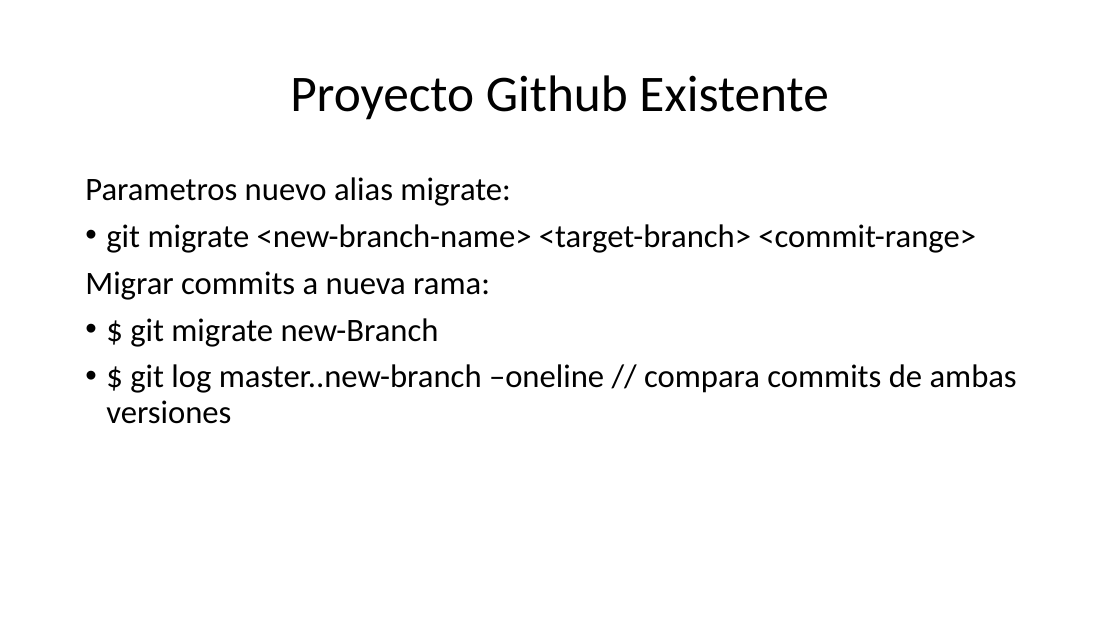
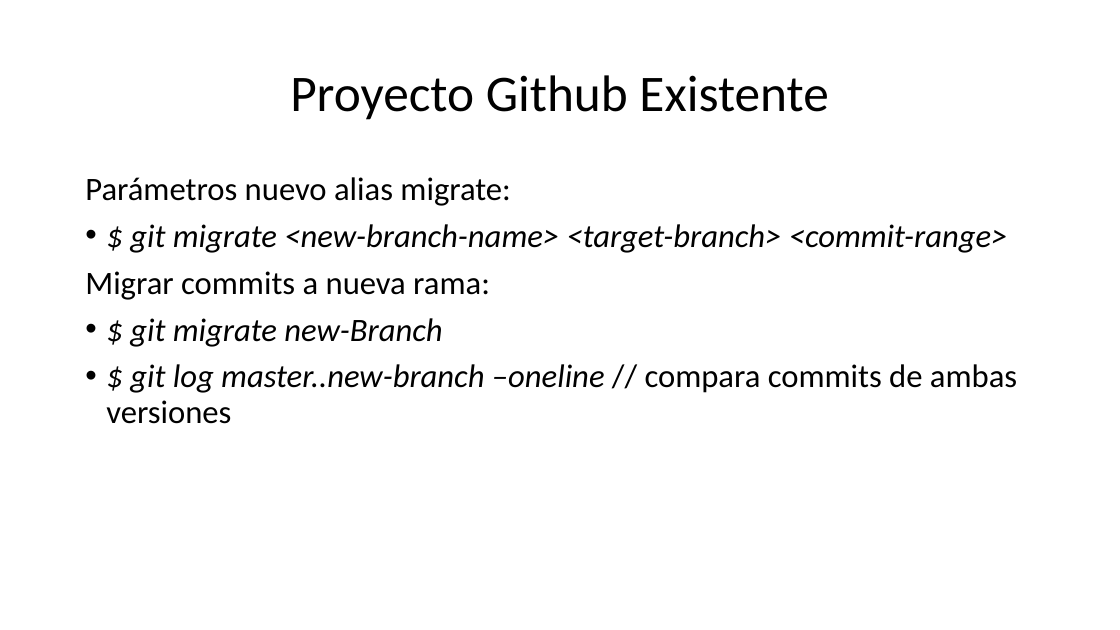
Before and after one commit to arredondo1993/3ra-sesion, a slide deck: slide 30 of github.pptx (slide 31 before the commit). Drawn at 1120x630 pixels with LibreOffice and Linux fonts; fonts in the diff are those of the drawing. Boxes give left, top, right and bottom in pixels: in the first picture for what was removed or moved away, otherwise in the second. Text is boxed around its words. In the diff, an @@ line names an element or a change of style, - is before the commit and + after.

```diff
--- a/github.pptx
+++ b/github.pptx
@@ text at (x1=85, y1=177, x2=1008, y2=253): text changed; italic on @@
-Parametros nuevo alias migrate:
-• git migrate <new-branch-name> <target-branch> <commit-range>
+Parámetros nuevo alias migrate:
+• $ git migrate <new-branch-name> <target-branch> <commit-range>
@@ text at (x1=106, y1=318, x2=1017, y2=424): italic on in "$ git migrate new-Branch", "$ git log master..new-branch –oneline" @@
```
Also in this commit, not shown: 7 other slides changed, 1 slide removed, 1 other file.
